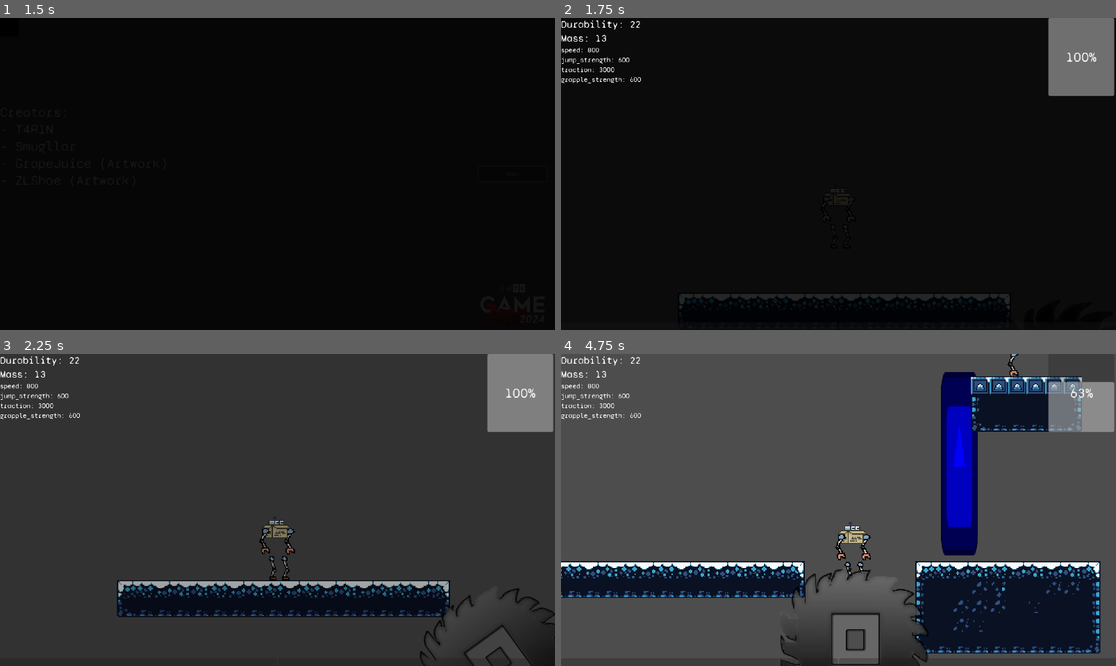
Above: before the commit, frames 1-4 (two rows, left to right).
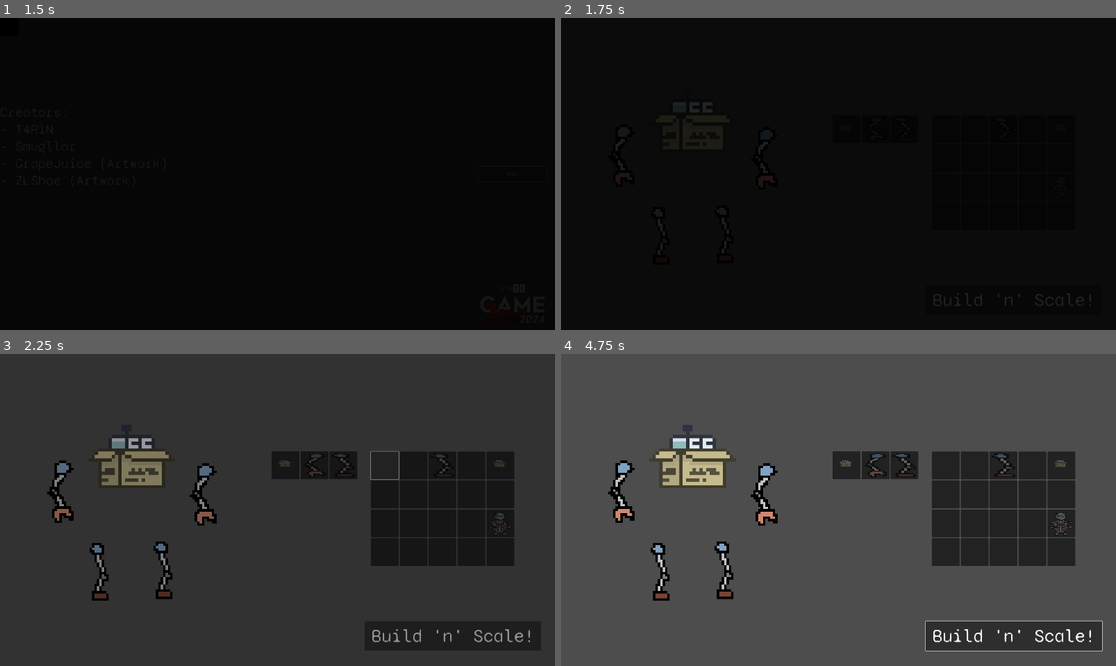
Above: after the commit, the same moments.

Repository: T4R1N/BuiltToScale
Game: Godot game, scene res://Scenes/Main.tscn
Same seed, same stepped clock (60 frames per second), same inputs: the game is played once before the commit and once after it. The engine's default icon, where the game draws it, is replaced by a stand-in: a white triangle on a blue panel in a dark square. Video files are missing from this copy of the repository; at most half a second of black plays in their place.
Inputs (mouse positions are in pixels of both pictures, inside the frame that each line leads up to):
- Up to frame 1 (1.5 s): click "Start" at 0.5 s; click "Start" at 1.25 s
- Up to frame 2 (1.75 s): no input
- Up to frame 3 (2.25 s): click (382, 466) at 2.02 s
- Up to frame 4 (4.75 s): click (1016, 634) at 2.75 s, where only the run after the commit has a clickable "Build 'n' Scale!"; move the mouse to (960, 494) at 3.52 s; hold Space (Jump) 3.53-4.28 s; hold D (Right) from 3.53 s (still down); click (960, 494) at 3.67 s; move the mouse to (727, 525) at 4.27 s; tap Shift (Grab) at 4.35 s; click (727, 525) at 4.42 s; tap Space (Jump) at 4.52, 4.55 s

Frame 1 is identical in both runs. In frame 2, 4.4% of the frame differs, in the area x 0-100%, y 0-94%; in frame 3, 24%; in frame 4, 37%, in the area x 0-100%, y 0-100%.

Commit message:
ALMOST implemented building
So close.

Diff:
--- /dev/null
+++ b/Inventory/EventButton.gd
@@ -0,0 +1,16 @@
+class_name EventButton
+extends Button
+
+signal left_click
+signal right_click
+
+func _ready():
+	gui_input.connect(_on_Button_gui_input)
+
+func _on_Button_gui_input(event):
+	if event is InputEventMouseButton and event.pressed:
+		match event.button_index:
+			MOUSE_BUTTON_LEFT:
+				left_click.emit()
+			MOUSE_BUTTON_RIGHT:
+				right_click.emit()
--- /dev/null
+++ b/Inventory/InvSlot.gd
@@ -0,0 +1,14 @@
+extends Panel
+
+class_name InvSlot
+
+func set_sprite(texture: Texture):
+	$TextureRect.texture = texture
+
+
+func _on_button_left_click():
+	pass # Replace with function body.
+
+
+func _on_button_right_click():
+	pass # Replace with function body.
--- /dev/null
+++ b/Inventory/InvSlot.tscn
@@ -0,0 +1,31 @@
+[gd_scene load_steps=3 format=3 uid="uid://c0axy8g71slr8"]
+
+[ext_resource type="Script" path="res://Inventory/InvSlot.gd" id="1_gpgou"]
+[ext_resource type="Script" path="res://Inventory/EventButton.gd" id="2_th3fv"]
+
+[node name="InvSlot" type="Panel"]
+custom_minimum_size = Vector2(96, 96)
+offset_right = 40.0
+offset_bottom = 40.0
+script = ExtResource("1_gpgou")
+
+[node name="TextureRect" type="TextureRect" parent="."]
+layout_mode = 0
+offset_left = 7.0
+offset_top = 6.0
+offset_right = 88.0
+offset_bottom = 89.0
+expand_mode = 1
+
+[node name="Button" type="Button" parent="."]
+layout_mode = 1
+anchors_preset = 15
+anchor_right = 1.0
+anchor_bottom = 1.0
+grow_horizontal = 2
+grow_vertical = 2
+button_mask = 3
+script = ExtResource("2_th3fv")
+
+[connection signal="left_click" from="Button" to="." method="_on_button_left_click"]
+[connection signal="right_click" from="Button" to="." method="_on_button_right_click"]
--- a/Inventory/InventoryDatabase.gd
+++ b/Inventory/InventoryDatabase.gd
@@ -1,10 +1,22 @@
 extends Node
 
-@export var inv: Array[AbstractRobotPiece]
+@export var inf_inventory: Array[AbstractRobotPiece]
+@export var inventory: Array[AbstractRobotPiece]
+
+
 
 func pickup(piece: AbstractRobotPiece):
-	for slot in inv:
+	for slot in inventory:
 		if slot == null:
 			slot = piece
 			print(slot)
 			break
+
+func load_slots():
+	pass
+
+func insert_player():
+	pass
+
+
+	return true
--- a/Inventory/InventoryDatabase.tscn
+++ b/Inventory/InventoryDatabase.tscn
@@ -1,6 +1,12 @@
-[gd_scene load_steps=2 format=3 uid="uid://bmooe1628vo1y"]
+[gd_scene load_steps=6 format=3 uid="uid://bmooe1628vo1y"]
 
 [ext_resource type="Script" path="res://Inventory/InventoryDatabase.gd" id="1_kpvxv"]
+[ext_resource type="Resource" uid="uid://ccrvgoqha86lu" path="res://Robot/Skeletons/MakeshiftBipedal.tres" id="2_goo0s"]
+[ext_resource type="Resource" uid="uid://b2oeymhf5384d" path="res://Robot/Limbs/Arms/MakeshiftArm.tres" id="3_mnukb"]
+[ext_resource type="Resource" uid="uid://di4glhrmsc5ff" path="res://Robot/Limbs/Legs/MakeshiftLeg.tres" id="4_ybkst"]
+[ext_resource type="Resource" uid="uid://c6mbuv2usj2vh" path="res://Robot/Skeletons/SuperBipedal.tres" id="5_hdrsu"]
 
 [node name="InventoryDatabase" type="Node"]
 script = ExtResource("1_kpvxv")
+inf_inventory = Array[Resource("res://Robot/AbstractRobotPiece.gd")]([ExtResource("2_goo0s"), ExtResource("3_mnukb"), ExtResource("4_ybkst")])
+inventory = Array[Resource("res://Robot/AbstractRobotPiece.gd")]([null, null, ExtResource("4_ybkst"), null, ExtResource("2_goo0s"), null, null, null, null, null, null, null, null, null, ExtResource("5_hdrsu"), null, null, null, null, null])
--- a/Robot/Skeletons/MakeshiftBipedal.tres
+++ b/Robot/Skeletons/MakeshiftBipedal.tres
@@ -1,14 +1,12 @@
-[gd_resource type="Resource" script_class="RobotSkeleton" load_steps=5 format=3 uid="uid://ccrvgoqha86lu"]
+[gd_resource type="Resource" script_class="RobotSkeleton" load_steps=3 format=3 uid="uid://ccrvgoqha86lu"]
 
-[ext_resource type="Resource" uid="uid://b2oeymhf5384d" path="res://Robot/Limbs/Arms/MakeshiftArm.tres" id="1_5e7pv"]
-[ext_resource type="Resource" uid="uid://di4glhrmsc5ff" path="res://Robot/Limbs/Legs/MakeshiftLeg.tres" id="3_nydi8"]
 [ext_resource type="Texture2D" uid="uid://cnitut7r478vi" path="res://Assets/IMG_0105.png" id="4_w8l64"]
 [ext_resource type="Script" path="res://Robot/Skeletons/RobotSkeleton.gd" id="5_pps7t"]
 
 [resource]
 script = ExtResource("5_pps7t")
-arms = Array[Resource("res://Robot/Limbs/Arms/RobotArm.gd")]([ExtResource("1_5e7pv"), ExtResource("1_5e7pv")])
-legs = Array[Resource("res://Robot/Limbs/Legs/RobotLeg.gd")]([ExtResource("3_nydi8"), ExtResource("3_nydi8")])
+arms = Array[Resource("res://Robot/Limbs/Arms/RobotArm.gd")]([null, null])
+legs = Array[Resource("res://Robot/Limbs/Legs/RobotLeg.gd")]([null, null])
 augments = Array[Resource("res://Robot/Augments/RobotAugment.gd")]([null])
 designation = "Bipedal"
 mass = 5.0
--- a/Robot/Skeletons/SuperBipedal.tres
+++ b/Robot/Skeletons/SuperBipedal.tres
@@ -1,18 +1,14 @@
-[gd_resource type="Resource" script_class="RobotSkeleton" load_steps=8 format=3 uid="uid://c6mbuv2usj2vh"]
+[gd_resource type="Resource" script_class="RobotSkeleton" load_steps=4 format=3 uid="uid://c6mbuv2usj2vh"]
 
-[ext_resource type="Resource" uid="uid://b2oeymhf5384d" path="res://Robot/Limbs/Arms/MakeshiftArm.tres" id="1_ujd1g"]
-[ext_resource type="Resource" uid="uid://d0oc4pdcdwgvt" path="res://Robot/Limbs/Arms/SuperArm.tres" id="2_38x5k"]
-[ext_resource type="Resource" uid="uid://bk58yb7yvb4bk" path="res://Robot/Augments/DoubleJumper.tres" id="3_1mj68"]
 [ext_resource type="Resource" uid="uid://ccs1cm76xsypy" path="res://Robot/Limbs/Legs/SuperLeg.tres" id="4_0tqg1"]
-[ext_resource type="Resource" uid="uid://bq0eg737ve4mm" path="res://Robot/Augments/JumpCanceller.tres" id="4_s5i8d"]
 [ext_resource type="Script" path="res://Robot/Skeletons/RobotSkeleton.gd" id="5_3f0mr"]
 [ext_resource type="Texture2D" uid="uid://bwc17ipa6ghkb" path="res://Assets/SuperSkeleton.png" id="7_vkopb"]
 
 [resource]
 script = ExtResource("5_3f0mr")
-arms = Array[Resource("res://Robot/Limbs/Arms/RobotArm.gd")]([ExtResource("1_ujd1g"), ExtResource("2_38x5k"), ExtResource("1_ujd1g"), ExtResource("2_38x5k")])
+arms = Array[Resource("res://Robot/Limbs/Arms/RobotArm.gd")]([null, null])
 legs = Array[Resource("res://Robot/Limbs/Legs/RobotLeg.gd")]([ExtResource("4_0tqg1"), ExtResource("4_0tqg1")])
-augments = Array[Resource("res://Robot/Augments/RobotAugment.gd")]([ExtResource("3_1mj68"), ExtResource("4_s5i8d")])
+augments = Array[Resource("res://Robot/Augments/RobotAugment.gd")]([null, null, null])
 designation = "Bipedal+"
 mass = 5.0
 durability = 10.0
--- /dev/null
+++ b/Scenes/BuildStage.gd
@@ -0,0 +1,74 @@
+extends Node2D
+
+@onready var inv_database = get_node("/root/Main/InventoryDatabase")
+@onready var regular_inventory = $CanvasLayer/Control/RegularInventory
+@onready var infinite_inventory = $CanvasLayer/Control/InfiniteInventory
+
+var cur_skelly: RobotSkeleton = preload("res://Robot/Skeletons/MakeshiftBipedal.tres")
+
+func passes_checks(): # If the player tries to play without filling out the character's limbs, it won't work
+	for i in cur_skelly.arms:
+		if i == null:
+			return false
+	for i in cur_skelly.legs:
+		if i == null:
+			return false
+	return true
+
+func move_inv_piece():
+	pass
+
+func move_infinite_piece():
+	pass
+
+func set_skeleton(piece: RobotSkeleton):
+	cur_skelly = piece
+
+
+func append_piece(piece: AbstractRobotPiece, right: bool) -> void:
+	match piece:
+		RobotSkeleton:
+			set_skeleton(piece)
+		RobotArm:
+			if right:
+				cur_skelly.arms[1] = piece
+				$RightArm.texture = piece.texture
+			else:
+				cur_skelly.arms[0] = piece
+				$LeftArm.texture = piece.texture
+		RobotLeg:
+			if right:
+				cur_skelly.legs[1] = piece
+				$RightLeg.texture = piece.texture
+			else:
+				cur_skelly.legs[0] = piece
+				$LeftLeg.texture = piece.texture
+		RobotAugment:
+			pass
+
+func load_slots():
+	var slots = regular_inventory.get_children()
+	for i in range(slots.size()):
+		var correspo_piece = inv_database.inventory[i]
+		if correspo_piece != null:
+			slots[i].set_sprite(correspo_piece.texture)
+
+	slots = infinite_inventory.get_children()
+	for i in range(slots.size()):
+		var correspo_piece = inv_database.inf_inventory[i]
+		if correspo_piece != null:
+			slots[i].set_sprite(correspo_piece.texture)
+
+func load_sprites():
+	$Skeleton.texture = cur_skelly.texture
+
+	for i in cur_skelly.arms:
+		if i == null:
+			return false
+	for i in cur_skelly.legs:
+		if i == null:
+			return false
+	return true
+
+func _ready():
+	load_slots()
--- a/Scenes/BuildStage.tscn
+++ b/Scenes/BuildStage.tscn
@@ -1,3 +1,162 @@
-[gd_scene format=3 uid="uid://c3y5mqbx51k1g"]
+[gd_scene load_steps=7 format=3 uid="uid://c3y5mqbx51k1g"]
+
+[ext_resource type="Script" path="res://Scenes/BuildStage.gd" id="1_4xvtj"]
+[ext_resource type="Theme" path="res://Assets/tres/MainGUI.tres" id="1_h66it"]
+[ext_resource type="Texture2D" uid="uid://cnitut7r478vi" path="res://Assets/IMG_0105.png" id="1_my3tj"]
+[ext_resource type="PackedScene" uid="uid://c0axy8g71slr8" path="res://Inventory/InvSlot.tscn" id="1_pcml4"]
+[ext_resource type="Texture2D" uid="uid://djxay0ro0cjaf" path="res://Robot/Limbs/Arms/MakeshiftArm.png" id="2_13vnn"]
+[ext_resource type="Texture2D" uid="uid://c8opdlu26ssbc" path="res://Robot/Limbs/Legs/MakeshiftLeg.png" id="3_t3v0e"]
 
 [node name="BuildStage" type="Node2D"]
+script = ExtResource("1_4xvtj")
+
+[node name="CanvasLayer" type="CanvasLayer" parent="."]
+
+[node name="Control" type="Control" parent="CanvasLayer"]
+layout_mode = 3
+anchors_preset = 15
+anchor_right = 1.0
+anchor_bottom = 1.0
+grow_horizontal = 2
+grow_vertical = 2
+
+[node name="RegularInventory" type="GridContainer" parent="CanvasLayer/Control"]
+layout_mode = 1
+anchors_preset = 6
+anchor_left = 1.0
+anchor_top = 0.5
+anchor_right = 1.0
+anchor_bottom = 0.5
+offset_left = -637.0
+offset_top = -202.0
+offset_right = -140.0
+offset_bottom = 204.0
+grow_horizontal = 0
+grow_vertical = 2
+columns = 5
+
+[node name="InvSlot" parent="CanvasLayer/Control/RegularInventory" instance=ExtResource("1_pcml4")]
+layout_mode = 2
+
+[node name="InvSlot2" parent="CanvasLayer/Control/RegularInventory" instance=ExtResource("1_pcml4")]
+layout_mode = 2
+
+[node name="InvSlot3" parent="CanvasLayer/Control/RegularInventory" instance=ExtResource("1_pcml4")]
+layout_mode = 2
+
+[node name="InvSlot4" parent="CanvasLayer/Control/RegularInventory" instance=ExtResource("1_pcml4")]
+layout_mode = 2
+
+[node name="InvSlot5" parent="CanvasLayer/Control/RegularInventory" instance=ExtResource("1_pcml4")]
+layout_mode = 2
+
+[node name="InvSlot6" parent="CanvasLayer/Control/RegularInventory" instance=ExtResource("1_pcml4")]
+layout_mode = 2
+
+[node name="InvSlot7" parent="CanvasLayer/Control/RegularInventory" instance=ExtResource("1_pcml4")]
+layout_mode = 2
+
+[node name="InvSlot8" parent="CanvasLayer/Control/RegularInventory" instance=ExtResource("1_pcml4")]
+layout_mode = 2
+
+[node name="InvSlot9" parent="CanvasLayer/Control/RegularInventory" instance=ExtResource("1_pcml4")]
+layout_mode = 2
+
+[node name="InvSlot10" parent="CanvasLayer/Control/RegularInventory" instance=ExtResource("1_pcml4")]
+layout_mode = 2
+
+[node name="InvSlot11" parent="CanvasLayer/Control/RegularInventory" instance=ExtResource("1_pcml4")]
+layout_mode = 2
+
+[node name="InvSlot12" parent="CanvasLayer/Control/RegularInventory" instance=ExtResource("1_pcml4")]
+layout_mode = 2
+
+[node name="InvSlot13" parent="CanvasLayer/Control/RegularInventory" instance=ExtResource("1_pcml4")]
+layout_mode = 2
+
+[node name="InvSlot14" parent="CanvasLayer/Control/RegularInventory" instance=ExtResource("1_pcml4")]
+layout_mode = 2
+
+[node name="InvSlot15" parent="CanvasLayer/Control/RegularInventory" instance=ExtResource("1_pcml4")]
+layout_mode = 2
+
+[node name="InvSlot16" parent="CanvasLayer/Control/RegularInventory" instance=ExtResource("1_pcml4")]
+layout_mode = 2
+
+[node name="InvSlot17" parent="CanvasLayer/Control/RegularInventory" instance=ExtResource("1_pcml4")]
+layout_mode = 2
+
+[node name="InvSlot18" parent="CanvasLayer/Control/RegularInventory" instance=ExtResource("1_pcml4")]
+layout_mode = 2
+
+[node name="InvSlot19" parent="CanvasLayer/Control/RegularInventory" instance=ExtResource("1_pcml4")]
+layout_mode = 2
+
+[node name="InvSlot20" parent="CanvasLayer/Control/RegularInventory" instance=ExtResource("1_pcml4")]
+layout_mode = 2
+
+[node name="InfiniteInventory" type="GridContainer" parent="CanvasLayer/Control"]
+layout_mode = 1
+anchors_preset = 6
+anchor_left = 1.0
+anchor_top = 0.5
+anchor_right = 1.0
+anchor_bottom = 0.5
+offset_left = -980.0
+offset_top = -203.0
+offset_right = -684.0
+offset_bottom = -87.0
+grow_horizontal = 0
+grow_vertical = 2
+columns = 5
+
+[node name="InvSlot" parent="CanvasLayer/Control/InfiniteInventory" instance=ExtResource("1_pcml4")]
+layout_mode = 2
+
+[node name="InvSlot2" parent="CanvasLayer/Control/InfiniteInventory" instance=ExtResource("1_pcml4")]
+layout_mode = 2
+
+[node name="InvSlot3" parent="CanvasLayer/Control/InfiniteInventory" instance=ExtResource("1_pcml4")]
+layout_mode = 2
+
+[node name="Button" type="Button" parent="CanvasLayer/Control"]
+layout_mode = 1
+anchors_preset = 3
+anchor_left = 1.0
+anchor_top = 1.0
+anchor_right = 1.0
+anchor_bottom = 1.0
+offset_left = -658.0
+offset_top = -155.0
+offset_right = -48.0
+offset_bottom = -53.0
+grow_horizontal = 0
+grow_vertical = 0
+theme = ExtResource("1_h66it")
+theme_override_font_sizes/font_size = 64
+text = "Build 'n' Scale!"
+
+[node name="Skeleton" type="Sprite2D" parent="."]
+position = Vector2(473, 419)
+scale = Vector2(0.579724, 0.579724)
+texture = ExtResource("1_my3tj")
+
+[node name="LeftArm" type="Sprite2D" parent="."]
+position = Vector2(209, 477)
+scale = Vector2(8.31818, 8.31818)
+texture = ExtResource("2_13vnn")
+
+[node name="RightArm" type="Sprite2D" parent="."]
+position = Vector2(703, 487)
+scale = Vector2(8.31818, 8.31818)
+texture = ExtResource("2_13vnn")
+
+[node name="LeftLeg" type="Sprite2D" parent="."]
+position = Vector2(343, 754)
+scale = Vector2(8.31818, 8.31818)
+texture = ExtResource("3_t3v0e")
+
+[node name="RightLeg" type="Sprite2D" parent="."]
+position = Vector2(564, 748)
+scale = Vector2(8.31818, 8.31818)
+texture = ExtResource("3_t3v0e")
--- a/Scenes/Main.tscn
+++ b/Scenes/Main.tscn
@@ -1,7 +1,8 @@
-[gd_scene load_steps=10 format=3 uid="uid://ujrl0r23bgjd"]
+[gd_scene load_steps=11 format=3 uid="uid://ujrl0r23bgjd"]
 
 [ext_resource type="Script" path="res://Scripts/Main.gd" id="1_6liqm"]
 [ext_resource type="PackedScene" uid="uid://xjci2p0oquym" path="res://Scenes/Stage.tscn" id="2_paj0h"]
+[ext_resource type="PackedScene" uid="uid://c3y5mqbx51k1g" path="res://Scenes/BuildStage.tscn" id="3_15jqi"]
 [ext_resource type="PackedScene" uid="uid://b3h4k8vu6qd6f" path="res://Scenes/Menu.tscn" id="3_xmxm3"]
 [ext_resource type="PackedScene" uid="uid://fxmea856d6lt" path="res://Scenes/TransitionScreen.tscn" id="4_k3c3p"]
 [ext_resource type="AudioStream" uid="uid://dehob6agso060" path="res://Assets/t4-DesignedToClimb.ogg" id="5_hxank"]
@@ -70,6 +71,7 @@
 [node name="Main" type="Node"]
 script = ExtResource("1_6liqm")
 stage = ExtResource("2_paj0h")
+build_stage = ExtResource("3_15jqi")
 
 [node name="CurrentScene" type="Node" parent="."]
 
@@ -86,7 +88,6 @@
 stream = ExtResource("5_hxank")
 
 [node name="InventoryDatabase" parent="." instance=ExtResource("6_kel8g")]
-inv = Array[Object]([null, null, null, null, null, null, null, null, null, null, null, null, null, null, null, null, null, null, null, null, null, null, null, null, null, null, null, null, null, null, null, null, null, null, null, null, null, null, null, null, null, null, null, null, null, null, null, null, null, null, null, null, null, null, null, null, null, null, null, null, null, null, null, null])
 
 [connection signal="begin" from="CurrentScene/Menu" to="." method="_on_menu_begin"]
 [connection signal="transitioned" from="TransitionScreen" to="." method="_on_transition_screen_transitioned"]
--- a/Scenes/Stage.tscn
+++ b/Scenes/Stage.tscn
@@ -429,7 +429,27 @@
 [node name="Sawblade" parent="." instance=ExtResource("6_s7ot8")]
 position = Vector2(1332, 784)
 
+[node name="Sawblade2" parent="." instance=ExtResource("6_s7ot8")]
+position = Vector2(1947, 391)
+scale = Vector2(0.423988, 0.423988)
+
+[node name="Sawblade3" parent="." instance=ExtResource("6_s7ot8")]
+position = Vector2(1944, 151)
+scale = Vector2(0.423988, 0.423988)
+
 [node name="Item" parent="." instance=ExtResource("8_w1c17")]
 position = Vector2(1873, -279)
 
+[node name="Item2" parent="." instance=ExtResource("8_w1c17")]
+position = Vector2(867, 119)
+
+[node name="Item3" parent="." instance=ExtResource("8_w1c17")]
+position = Vector2(253, -239)
+
+[node name="Item4" parent="." instance=ExtResource("8_w1c17")]
+position = Vector2(499, -709)
+
+[node name="Item5" parent="." instance=ExtResource("8_w1c17")]
+position = Vector2(2128, 189)
+
 [connection signal="climb" from="GrabPoint" to="Player" method="set_canClimb"]
--- a/Scripts/Main.gd
+++ b/Scripts/Main.gd
@@ -1,6 +1,7 @@
 extends Node
 
 @export var stage: PackedScene
+@export var build_stage: PackedScene
 
 func _ready():
 	$Jukebox.play()
@@ -11,6 +12,6 @@
 
 
 func _on_transition_screen_transitioned():
-	var to_stage = stage.instantiate()
+	var to_stage = build_stage.instantiate()
 	$CurrentScene.get_child(0).queue_free()
 	$CurrentScene.add_child(to_stage)
Not shown, added: Assets/explosion1.wav.import
Not shown, added: Assets/hurt.wav.import
Not shown, added: Assets/hurt2.wav.import
Not shown, added: Assets/pickup1.wav.import
Not shown, added: Assets/sawblade.wav.import
Not shown, added: Assets/select.wav.import
Not shown, added: Assets/synth1.wav.import
Not shown, added: Assets/synth1_2.wav.import
Not shown, added: Assets/unstoppable_force.wav.import
Not shown, added: Assets/explosion1.wav
Not shown, added: Assets/hurt.wav
Not shown, added: Assets/hurt2.wav
(and 6 more such lines)
